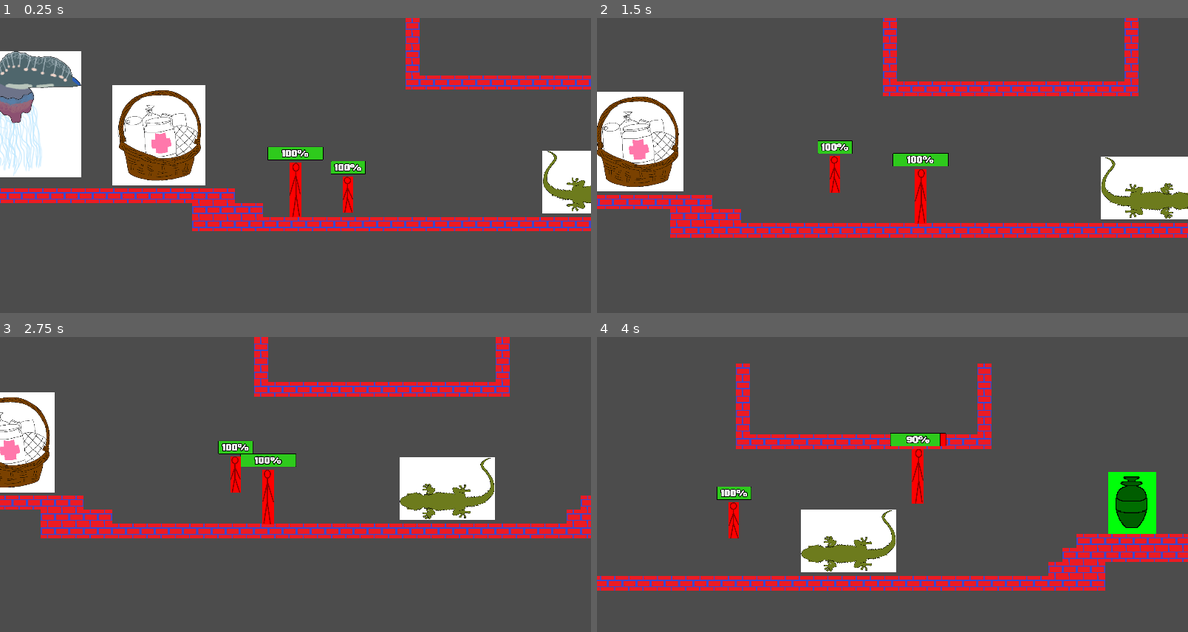
Above: before the commit, frames 1-4 (two rows, left to right).
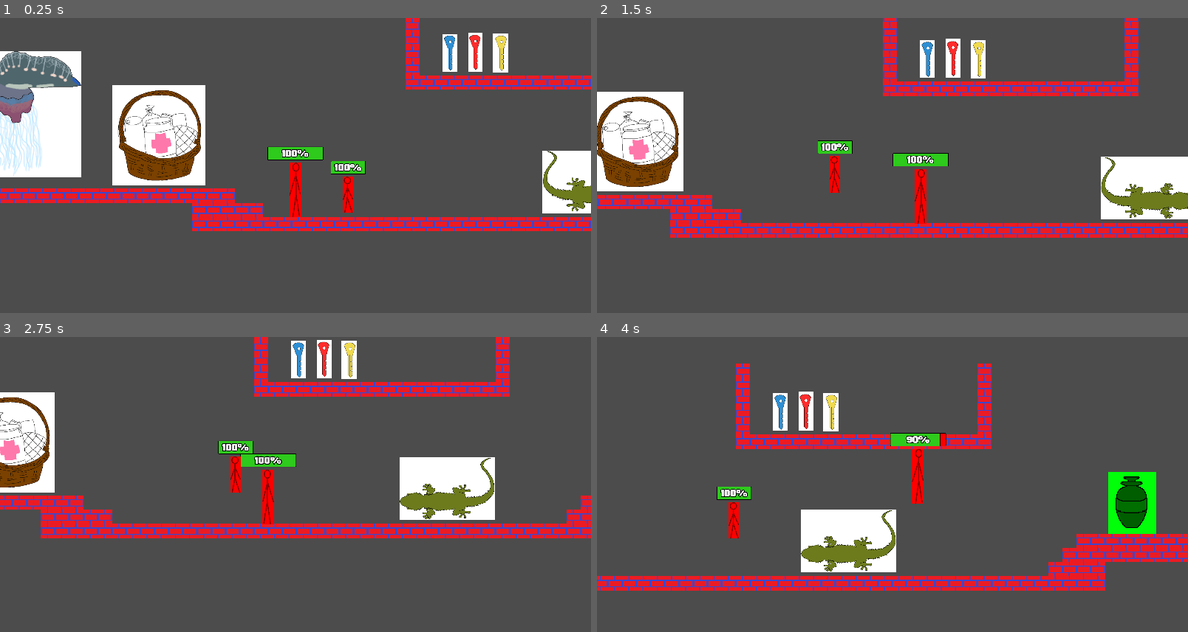
Above: after the commit, the same moments.

Repository: EyeBallTank/PROJECT-NORTUBEL-main-ish
Game: Godot game, scene res://src/levels/LevelTemplate3.tscn
Two runs of this game, one before a commit and one after it. Both use one fixed random seed, a clock stepped at 60 frames per second and the inputs below. This scene is started directly instead of the project's main scene.
Inputs:
- Up to frame 1 (0.25 s): no input
- Up to frame 2 (1.5 s): hold F (followme) 0.53-1.28 s; hold Right (right) from 0.53 s (still down); tap Up (jumpup) at 0.77 s; tap S (standstill) at 1.35 s
- Up to frame 3 (2.75 s): tap Up (jumpup) at 1.52 s; release Right (right) at 2.03 s; hold Left (left) from 2.03 s (still down); hold F (followme) from 2.03 s (still down)
- Up to frame 4 (4 s): release Left (left) at 2.78 s; release F (followme) at 2.78 s; hold Right (right) from 2.78 s (still down); tap S (standstill) at 2.85 s; tap Up (jumpup) at 3.02, 3.77 s; hold F (followme) from 3.53 s (still down)

The runs differ from the first frame. In frame 1, 1.0% of the frame differs, in the area x 74-86%, y 5-19%; in frame 2, 1.0%; in frame 3, 1.0%; in frame 4, 1.0%, in the area x 29-41%, y 18-32%.

Commit message:
added placeholder keys
you can tell what kind of game they're influenced by

Diff:
--- /dev/null
+++ b/src/level_items/Blue key.tscn
@@ -0,0 +1,16 @@
+[gd_scene load_steps=3 format=2]
+
+[ext_resource path="res://assets/sprites/level_item_sprites/blue key.PNG" type="Texture" id=1]
+
+[sub_resource type="CapsuleShape2D" id=1]
+radius = 25.0
+height = 120.0
+
+[node name="Blue key" type="Area2D"]
+
+[node name="Sprite" type="Sprite" parent="."]
+texture = ExtResource( 1 )
+
+[node name="CollisionShape2D" type="CollisionShape2D" parent="."]
+position = Vector2( 1, 0 )
+shape = SubResource( 1 )
--- /dev/null
+++ b/src/level_items/Red key.tscn
@@ -0,0 +1,17 @@
+[gd_scene load_steps=3 format=2]
+
+[ext_resource path="res://assets/sprites/level_item_sprites/red key.PNG" type="Texture" id=1]
+
+[sub_resource type="CapsuleShape2D" id=1]
+radius = 25.0
+height = 120.0
+
+[node name="Red key" type="Area2D"]
+
+[node name="Sprite" type="Sprite" parent="."]
+position = Vector2( 4, 0 )
+texture = ExtResource( 1 )
+
+[node name="CollisionShape2D" type="CollisionShape2D" parent="."]
+position = Vector2( 1, 0 )
+shape = SubResource( 1 )
--- /dev/null
+++ b/src/level_items/Yellow key.tscn
@@ -0,0 +1,16 @@
+[gd_scene load_steps=3 format=2]
+
+[ext_resource path="res://assets/sprites/level_item_sprites/yellow key.PNG" type="Texture" id=1]
+
+[sub_resource type="CapsuleShape2D" id=1]
+radius = 25.0
+height = 120.0
+
+[node name="Yellow key" type="Area2D"]
+
+[node name="Sprite" type="Sprite" parent="."]
+texture = ExtResource( 1 )
+
+[node name="CollisionShape2D" type="CollisionShape2D" parent="."]
+position = Vector2( 1, 0 )
+shape = SubResource( 1 )
--- a/src/levels/LevelTemplate3.tscn
+++ b/src/levels/LevelTemplate3.tscn
@@ -16,6 +16,9 @@
 [ext_resource path="res://src/npc_actors/npc placeholder.tscn" type="PackedScene" id=14]
 [ext_resource path="res://src/level_hazards/Manowar test.tscn" type="PackedScene" id=15]
 [ext_resource path="res://screens/PauseMenu.tscn" type="PackedScene" id=16]
+[ext_resource path="res://src/level_items/Yellow key.tscn" type="PackedScene" id=17]
+[ext_resource path="res://src/level_items/Red key.tscn" type="PackedScene" id=18]
+[ext_resource path="res://src/level_items/Blue key.tscn" type="PackedScene" id=19]
 
 [sub_resource type="ConvexPolygonShape2D" id=1]
 points = PoolVector2Array( 0, 0, 64, 0, 64, 64, 0, 64 )
@@ -96,3 +99,12 @@
 [node name="CanvasLayer" type="CanvasLayer" parent="."]
 
 [node name="PauseMenu" parent="CanvasLayer" instance=ExtResource( 16 )]
+
+[node name="Blue key" parent="." instance=ExtResource( 19 )]
+position = Vector2( 1160, -166 )
+
+[node name="Red key" parent="." instance=ExtResource( 18 )]
+position = Vector2( 1272, -169 )
+
+[node name="Yellow key" parent="." instance=ExtResource( 17 )]
+position = Vector2( 1389, -165 )
Binary file added: assets/sprites/level_item_sprites/blue key.PNG
Not shown, added: assets/sprites/level_item_sprites/blue key.PNG.import
Binary file added: assets/sprites/level_item_sprites/red key.PNG
Not shown, added: assets/sprites/level_item_sprites/red key.PNG.import
Binary file added: assets/sprites/level_item_sprites/yellow key.PNG
Not shown, added: assets/sprites/level_item_sprites/yellow key.PNG.import
Not shown: 1 places in src/levels/LevelTemplate3.tscn that only renumber resources
